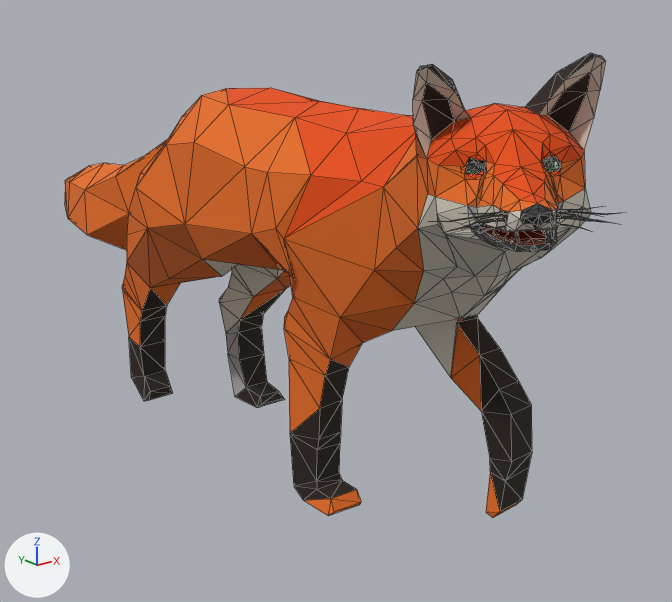
An edit to the OBJ model res/models/fox.obj, drawn before and after from the same camera.
Both versions are drawn from a 50 mm lens placed at (-5.64, -7.3, 4.75), pointed at (0.52, 0.4, 1.67). Every picture has the same lights, and +X, +Y and +Z are marked at lower left. Mesh edges are drawn as thin lines. Where no turn or scale is listed for an object, it has been applied to the vertices.

The first picture shows 'Fox_Cube.001'.
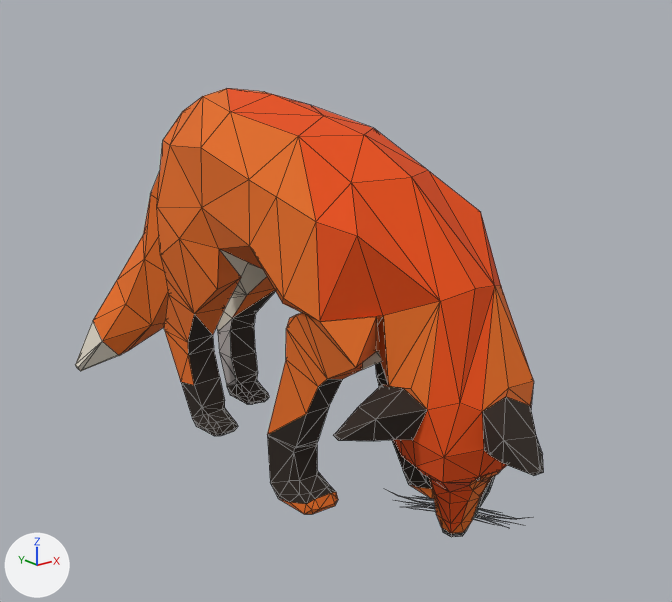
Patch to the scene script:
```diff
--- a/res/models/fox.obj.py
+++ b/res/models/fox.obj.py
@@ me_fox_cube_001 @@
-me_fox_cube_001.from_pydata(...)  # 934 vertices, 1552 faces, 18 loose edges; spans x -1.62..0.93, y -3.97..6.59, z -0.02..4.47
+me_fox_cube_001.from_pydata(...)  # 1014 vertices, 1712 faces, 18 loose edges; spans x -1.18..0.92, y -3.13..3.9, z -0.02..3.92
+# me_fox_cube_001 part 1: the loose piece of 29 vertices spanning x -0.68..-0.51, y -3.36..-3.2, z 3.66..3.83 is multiplied about its middle by the matrix ((0.433, -0.351, -1.029), (-0.733, 0.723, -0.555), (0.803, 0.85, 0.048)), then moved by (0.71, 1.03, -2.85)
+# me_fox_cube_001 part 2: the loose piece of 10 vertices spanning x -0.97..-0.81, y -3.79..-3.64, z 3.49..3.53 is multiplied about its middle by the matrix ((0.709, -0.34, -1.301), (-1.031, 0.807, -0.772), (0.864, 1.242, 0.146)), then moved by (1.19, 1.54, -3.35)
+# me_fox_cube_001 part 3: the loose piece of 10 vertices spanning x -1.0..-0.59, y -3.92..-3.67, z 3.52..3.55 is multiplied about its middle by the matrix ((0.539, -0.305, -0.969), (-0.772, 0.59, -0.615), (0.66, 0.939, 0.072)), then moved by (1.17, 1.53, -3.27)
+# me_fox_cube_001 part 4: the loose piece of 10 vertices spanning x -1.01..-0.84, y -3.86..-3.7, z 3.42..3.47 is scaled about its middle by (1.13, 1.61, 0.999), then moved by (1.27, 1.62, -3.28)
+# me_fox_cube_001 part 5: the loose piece of 10 vertices spanning x -0.98..-0.72, y -3.9..-3.66, z 3.47..3.5 is scaled about its middle by (0.872, 1.41, 1.44), then moved by (1.24, 1.6, -3.26)
+# me_fox_cube_001 part 6: the loose piece of 10 vertices spanning x -1.47..-1.26, y -3.52..-3.41, z 3.39..3.46 is scaled about its middle by (-0.772, -1.8, 0.568), then moved by (1.69, 1.33, -3.16)
+# me_fox_cube_001 part 7: the loose piece of 10 vertices spanning x -1.01..-0.71, y -3.97..-3.69, z 3.47..3.52 is multiplied about its middle by the matrix ((0.539, -0.305, -0.969), (-0.772, 0.59, -0.615), (0.66, 0.939, 0.072)), then moved by (1.25, 1.62, -3.32)
+# me_fox_cube_001 part 8: the loose piece of 10 vertices spanning x -1.42..-1.23, y -3.46..-3.35, z 3.46..3.51 is scaled about its middle by (-0.89, -1.98, 0.85), then moved by (1.71, 1.31, -3.31)
+# me_fox_cube_001 part 9: the loose piece of 10 vertices spanning x -1.0..-0.79, y -3.9..-3.7, z 3.55..3.58 is scaled about its middle by (0.71, 1.5, -1.41), then moved by (1.19, 1.59, -3.38)
+# me_fox_cube_001 part 10: the loose piece of 29 vertices spanning x -1.1..-0.93, y -3.05..-2.89, z 3.64..3.81 is multiplied about its middle by the matrix ((0.58, -0.372, -0.946), (-0.742, 0.589, -0.686), (0.695, 0.94, 0.056)), then moved by (0.83, 1.24, -2.82)
+# me_fox_cube_001 part 11: the loose piece of 10 vertices spanning x -1.61..-1.25, y -3.5..-3.18, z 3.48..3.53 is multiplied about its middle by the matrix ((0.544, -0.308, -0.977), (-0.778, 0.595, -0.62), (0.666, 0.947, 0.073)), then moved by (1.35, 1.85, -3.24)
+# me_fox_cube_001 part 12: the loose piece of 10 vertices spanning x -1.55..-1.24, y -3.48..-3.3, z 3.43..3.49 is multiplied about its middle by the matrix ((0.577, -0.316, -0.944), (-0.754, 0.573, -0.653), (0.649, 0.946, 0.081)), then moved by (1.39, 1.88, -3.23)
+# me_fox_cube_001 part 13: the loose piece of 576 vertices spanning x -1.32..0.93, y -3.81..6.59, z -0.02..4.47 is rebuilt with 656 vertices and now spans x -1.18..0.92, y -3.13..3.9, z -0.02..3.92
+# me_fox_cube_001 part 14: 12 loose pieces with 72 vertices, spanning x -1.62..-0.81, y -3.91..-3.31, z 3.38..3.56, are deleted
+# me_fox_cube_001 part 15: 72 vertices added at x -0.18..0.38, y -1.98..-1.28, z 0.11..0.47
 me_fox_cube_001.materials.append(mat_white_fur)
```

Pixel boxes (x1, y1, x2, y2) of what changed, in the pictures (672 x 602 px; the box of a moved part takes in the faces that stretch with it):
'Fox_Cube.001', reshaped (15% narrower): before (65, 53, 618, 517); after (75, 88, 544, 537)
part 1 of me_fox_cube_001, moved or reshaped (not visible afterwards): before (543, 159, 558, 171)
part 2 of me_fox_cube_001, moved or reshaped: before (557, 213, 581, 217); after (474, 519, 503, 527)
part 3 of me_fox_cube_001, moved or reshaped: before (575, 211, 618, 215); after (475, 513, 524, 519)
part 4 of me_fox_cube_001, moved or reshaped: before (556, 224, 589, 231); after (475, 515, 506, 524)
part 5 of me_fox_cube_001, moved or reshaped: before (557, 217, 607, 223); after (477, 508, 516, 519)
part 6 of me_fox_cube_001, moved or reshaped: before (472, 226, 505, 237); after (477, 507, 500, 513)
part 7 of me_fox_cube_001, moved or reshaped: before (557, 215, 615, 224); after (475, 514, 519, 525)
part 8 of me_fox_cube_001, moved or reshaped: before (473, 215, 500, 223); after (477, 511, 497, 517)
part 9 of me_fox_cube_001, moved or reshaped: before (558, 207, 598, 211); after (475, 516, 504, 527)
part 10 of me_fox_cube_001, moved or reshaped (not visible afterwards): before (467, 162, 482, 173)
part 11 of me_fox_cube_001, moved or reshaped: before (433, 214, 494, 222); after (392, 492, 435, 506)
part 12 of me_fox_cube_001, moved or reshaped: before (452, 220, 498, 230); after (404, 496, 434, 501)
part 13 of me_fox_cube_001, rebuilt (13% narrower): before (65, 53, 606, 517); after (75, 88, 544, 537)
part 14 of me_fox_cube_001, deleted: before (443, 211, 597, 238)
part 15 of me_fox_cube_001, added: after (397, 496, 435, 509)
